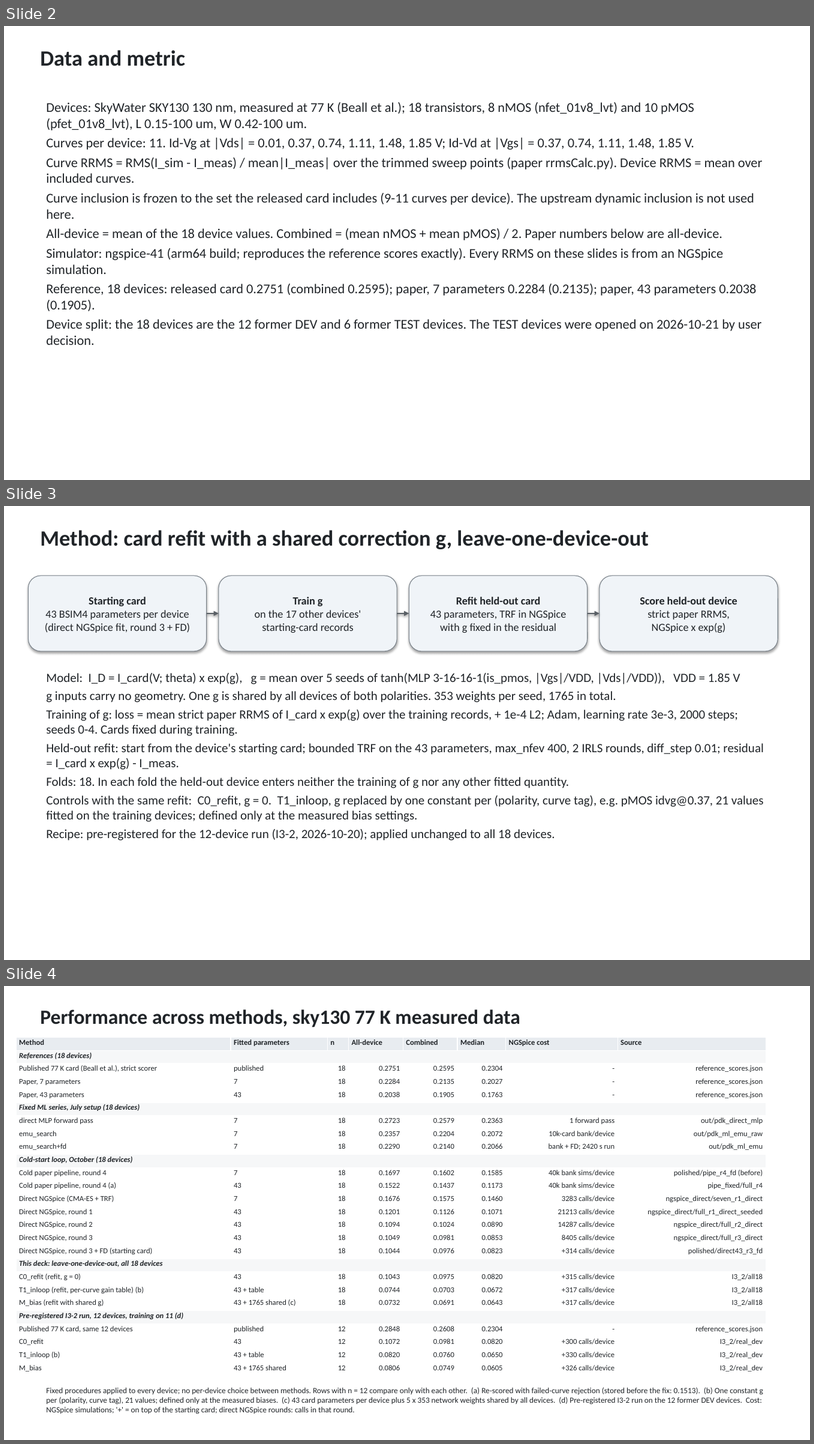
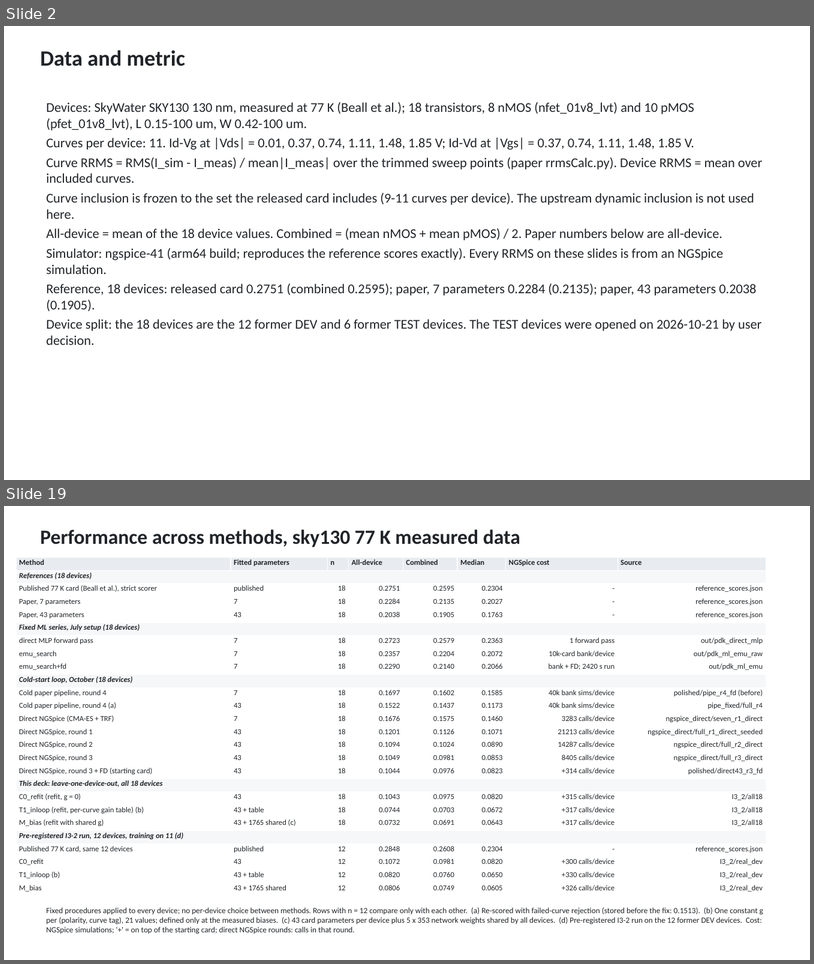
Before and after one commit to aaronw5/Cryo-Transistor-ML, a slide deck: slides/cryo_ml_mbias_real_data.pptx. Shown one above the other, each under a label of ours: slides 2, 3 and 4 before the commit, slides 2 and 19 after it; the slides between them are not shown. The pictures are 814x1444 and 814x964 pixels, drawn with LibreOffice and Linux fonts; fonts in the diff are those of the drawing. Boxes give left, top, right and bottom in pixels: in the first picture for what was removed or moved away, otherwise in the second. Text is boxed around its words. In the diff, an @@ line names an element or a change of style, - is before the commit and + after.

```diff
--- a/slides/cryo_ml_mbias_real_data.pptx
+++ b/slides/cryo_ml_mbias_real_data.pptx
@@ slide 3 removed at (4,506,810,960), background #FFFFFF @@
@@ text removed at (40,530,649,549) @@
-Method: card refit with a shared correction g, leave-one-device-out
@@ rounded rectangle removed at (28,576,207,651) @@
-Starting card
-43 BSIM4 parameters per device
-(direct NGSpice fit, round 3 + FD)
@@ rounded rectangle removed at (219,576,397,651) @@
-Train g
-on the 17 other devices'
-starting-card records
@@ rounded rectangle removed at (410,576,588,651) @@
-Refit held-out card
-43 parameters, TRF in NGSpice
-with g fixed in the residual
@@ rounded rectangle removed at (600,576,779,651) @@
-Score held-out device
-strict paper RRMS,
-NGSpice x exp(g)
@@ arrow removed from (207, 613) to (219, 613) @@
@@ arrow removed from (397, 613) to (410, 613) @@
@@ arrow removed from (588, 613) to (600, 613) @@
@@ text removed at (46,673,764,840) @@
-Model: I_D = I_card(V; theta) x exp(g), g = mean over 5 seeds of tanh(MLP 3-16-16-1(is_pmos, |Vgs|/VDD, |Vds|/VDD)), VDD = 1.85 V
-g inputs carry no geometry. One g is shared by all devices of both polarities. 353 weights per seed, 1765 in total.
-Training of g: loss = mean strict paper RRMS of I_card x exp(g) over the training records, + 1e-4 L2; Adam, learning rate 3e-3, 2000 steps; seeds 0-4. Cards fixed during training.
-Held-out refit: start from the device's starting card; bounded TRF on the 43 parameters, max_nfev 400, 2 IRLS rounds, diff_step 0.01; residual = I_card x exp(g) - I_meas.
-Folds: 18. In each fold the held-out device enters neither the training of g nor any other fitted quantity.
-Controls with the same refit: C0_refit, g = 0. T1_inloop, g replaced by one constant per (polarity, curve tag), e.g. pMOS idvg@0.37, 21 values fitted on the training devices; defined only at the measured bias settings.
-Recipe: pre-registered for the 12-device run (I3-2, 2026-10-20); applied unchanged to all 18 devices.
@@ what was slide 4 is now slide 19 @@
```
Also in this commit, not shown: 16 slides added, 4 other files.
